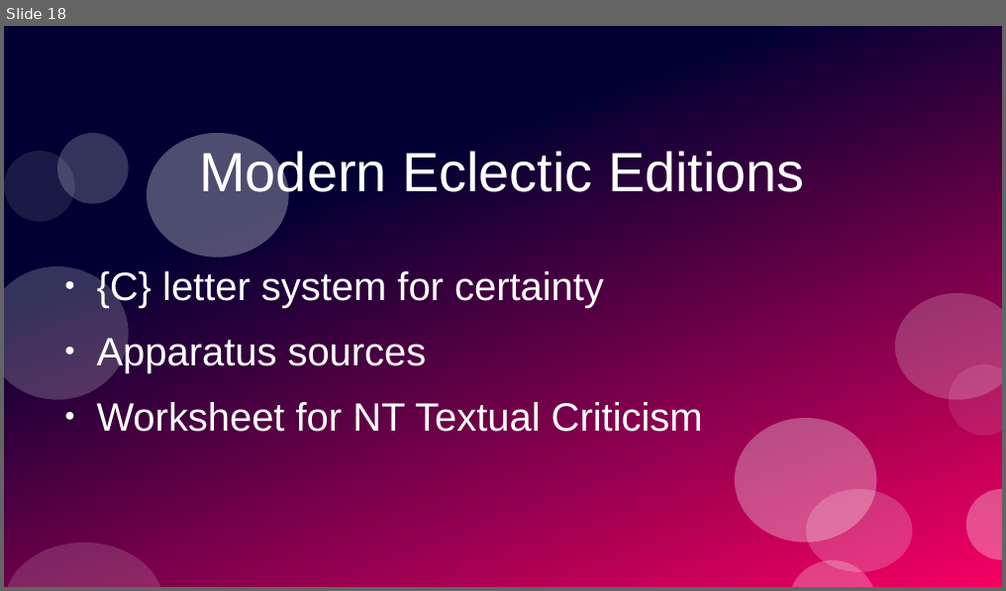
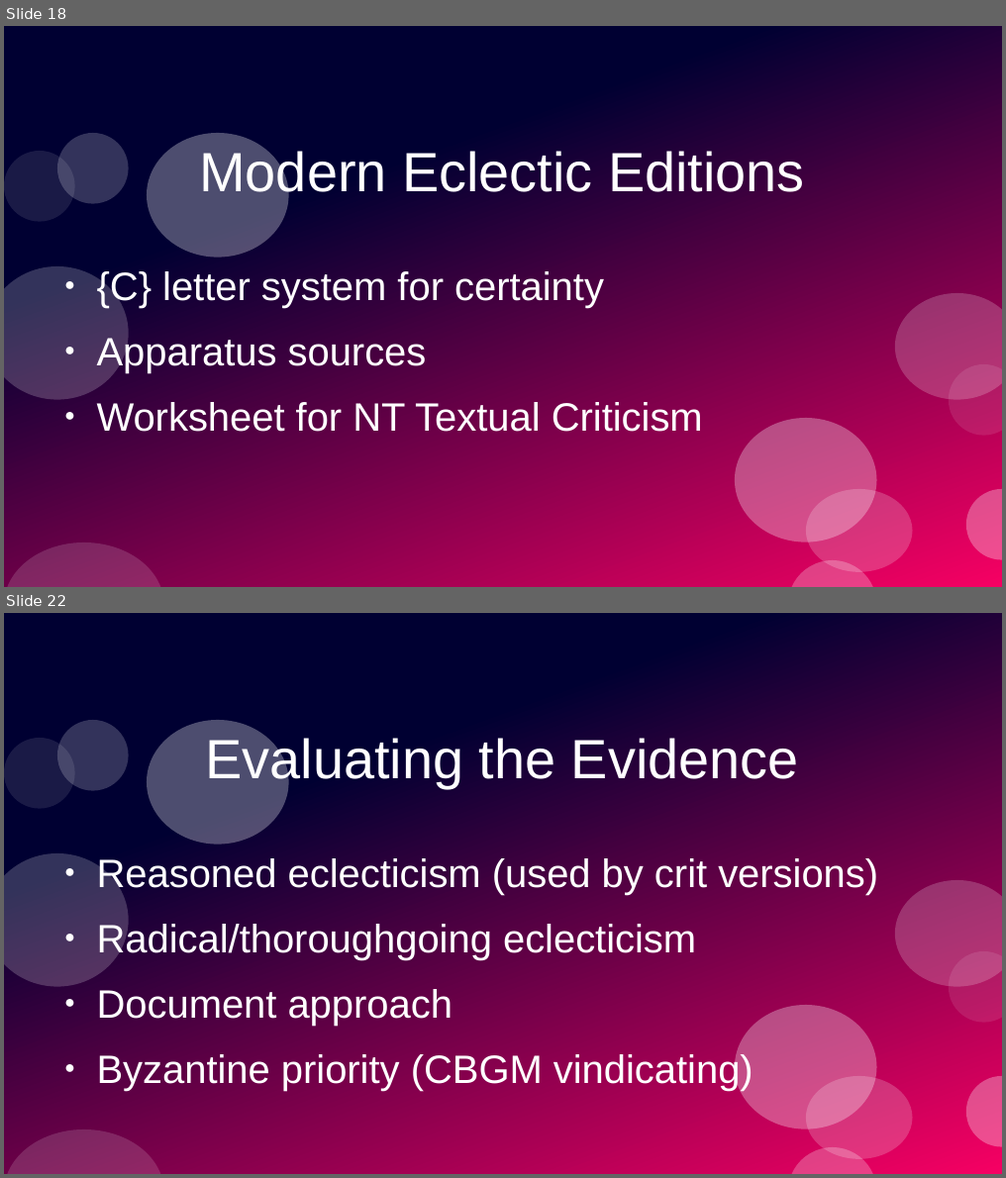
Before and after one commit to stevemac321/Music, a slide deck: LostTransmission.pptx. Shown one above the other, each under a label of ours: slide 18 before the commit, slides 18 and 22 after it; the slides between them are not shown. The pictures are 1006x591 and 1006x1178 pixels, drawn with LibreOffice and Linux fonts; fonts in the diff are those of the drawing. Boxes give left, top, right and bottom in pixels: in the first picture for what was removed or moved away, otherwise in the second. Text is boxed around its words. In the diff, an @@ line names an element or a change of style, - is before the commit and + after.

Commit message:
done with wegner
started with CBGM

```diff
--- a/LostTransmission.pptx
+++ b/LostTransmission.pptx
@@ slide 22 added at box(4, 613, 1002, 1174), background #FFFFFF; not listed: 12 template elements that a slide beside it also shows @@
@@ text added at box(206, 735, 799, 788), 44 pt, text #FFFFFF @@
+Evaluating the Evidence
@@ text added at box(97, 859, 878, 1091), 31.5 pt, text #FFFFFF @@
+● Reasoned eclecticism (used by crit versions)
+● Radical/thoroughgoing eclecticism
+● Document approach
+● Byzantine priority (CBGM vindicating)
```
Also in this commit, not shown: 10 other slides added, 1 slide removed.
